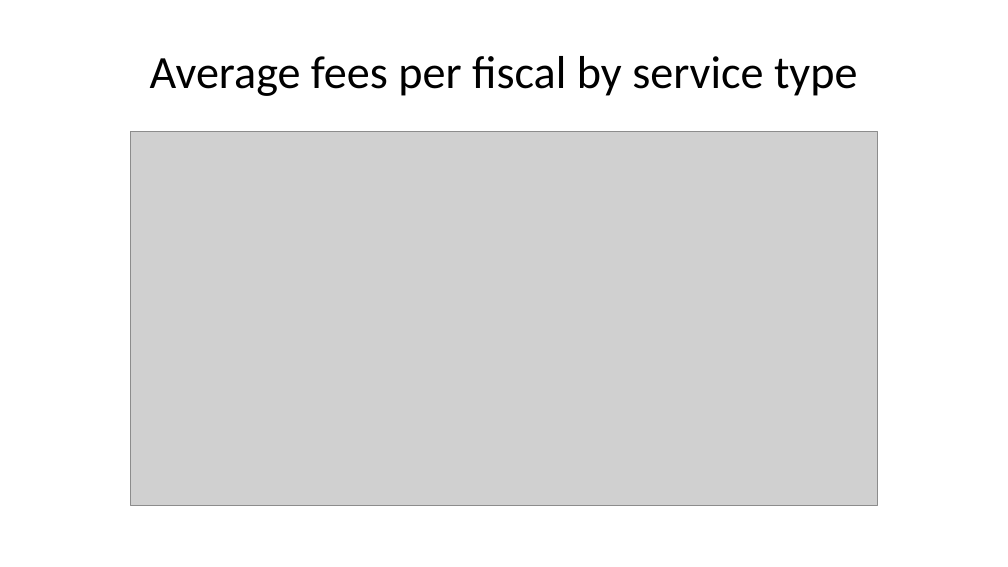
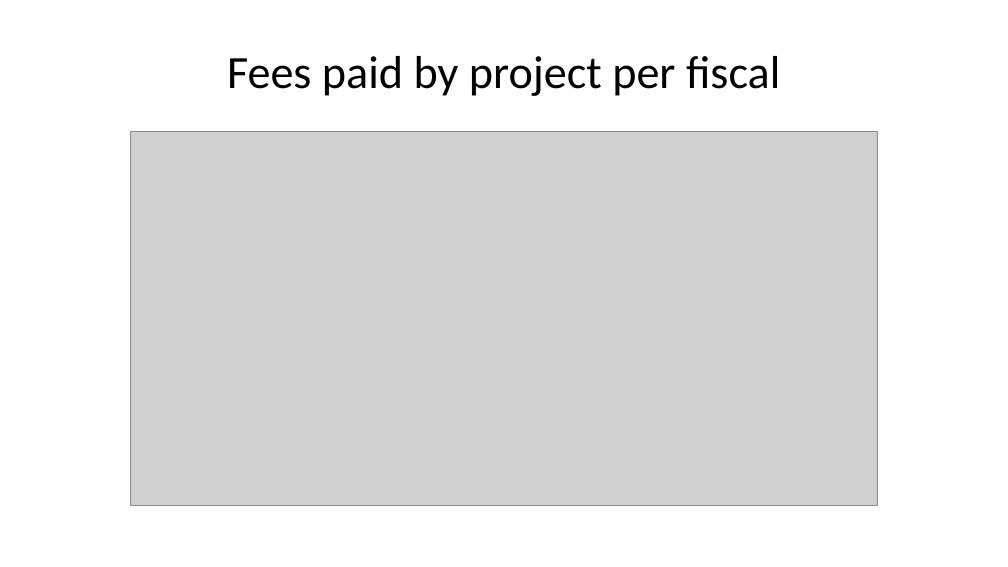
Before and after one commit to bkinasevych/hic-dashboard, a slide deck: slide 6 of docs/index.pptx (slide 7 before the commit). Drawn at 1008x567 pixels with LibreOffice and Linux fonts; fonts in the diff are those of the drawing; grey boxes stand for pictures. Boxes give left, top, right and bottom in pixels: in the first picture for what was removed or moved away, otherwise in the second. Text is boxed around its words. In the diff, an @@ line names an element or a change of style, - is before the commit and + after.

```diff
--- a/docs/index.pptx
+++ b/docs/index.pptx
@@ title at bbox=[227, 56, 780, 96]: text changed @@
-Average fees per fiscal by service type
+Fees paid by project per fiscal
```
Also in this commit, not shown: 1 slide removed, 7 other files.
